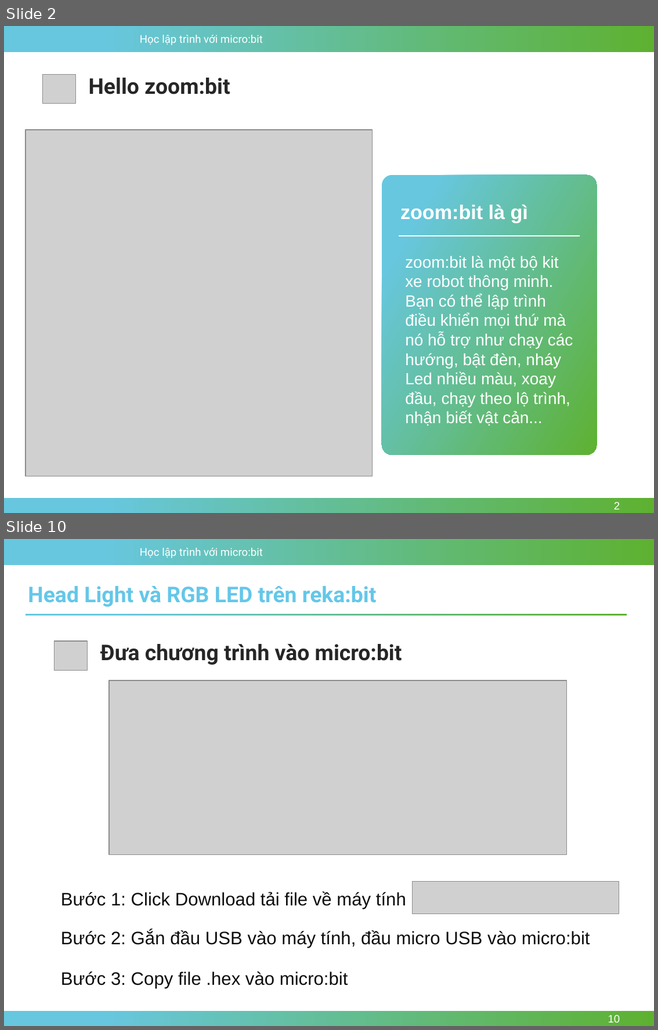
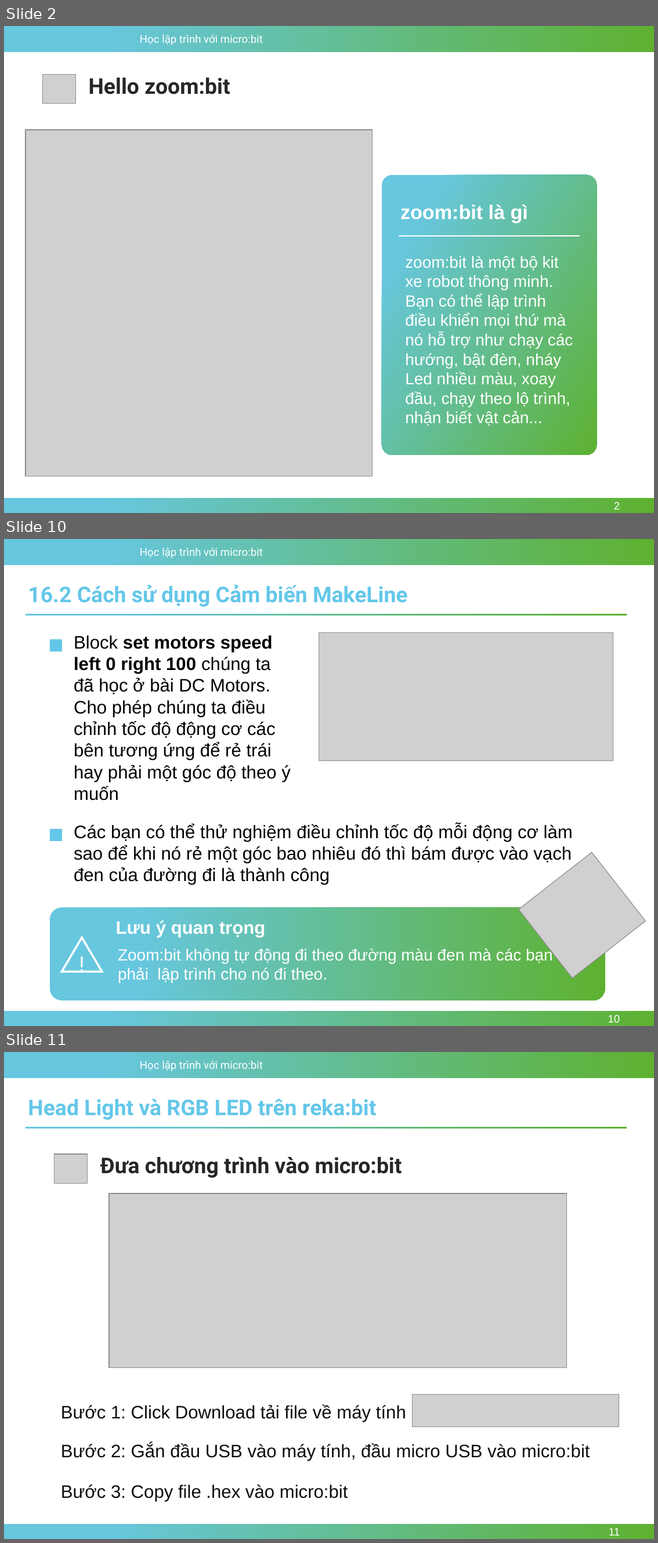
Before and after one commit to nhannn87dn/Learn-microbit, a slide deck: Lessions/Bai-16-Maker-Line-Sensor/Bai-16-Maker-Line-Sensor.pptx. Shown one above the other, each under a label of ours: slides 2 and 10 before the commit, slides 2, 10 and 11 after it; the slides between them are not shown. The pictures are 658x1030 and 658x1543 pixels, drawn with LibreOffice and Linux fonts; fonts in the diff are those of the drawing; grey boxes stand for pictures; background and template pictures are left out. Boxes give left, top, right and bottom in pixels: in the first picture for what was removed or moved away, otherwise in the second. Text is boxed around its words. In the diff, an @@ line names an element or a change of style, - is before the commit and + after.

```diff
--- a/Lessions/Bai-16-Maker-Line-Sensor/Bai-16-Maker-Line-Sensor.pptx
+++ b/Lessions/Bai-16-Maker-Line-Sensor/Bai-16-Maker-Line-Sensor.pptx
@@ slide 10 added at (4, 539, 654, 1026), background #FFFFFF; not listed: 3 template elements that a slide beside it also shows @@
@@ text added at (28, 584, 408, 607), 24 pt, text #64C7E9, bold @@
+16.2 Cách sử dụng Cảm biến MakeLine
@@ rectangle added at (25, 614, 626, 616), fill gradient #67C7DF to #5EB130 @@
@@ rectangle added at (49, 640, 62, 652), fill #64C7E9 @@
@@ text added at (74, 635, 291, 801), 20 pt, text #000000 @@
+Block set motors speed left 0 right 100 chúng ta đã học ở bài DC Motors. Cho phép chúng ta điều chỉnh tốc độ động cơ các bên tương ứng để rẻ trái hay phải một góc độ theo ý muốn
@@ picture added at (318, 632, 612, 761) @@
@@ rectangle added at (49, 829, 62, 841), fill #64C7E9 @@
@@ text added at (74, 824, 572, 885), 20 pt, text #000000 @@
+Các bạn có thể thử nghiệm điều chỉnh tốc độ mỗi động cơ làm sao để khi nó rẻ một góc bao nhiêu đó thì bám được vào vạch đen của đường đi là thành công
@@ picture added at (518, 852, 645, 978) @@
@@ rounded rectangle added at (49, 907, 604, 1000), fill gradient #67C7DF to #5EB130 @@
@@ text added at (116, 921, 265, 937), 20 pt, text #FFFFFF, bold @@
+Lưu ý quan trọng
@@ triangle added at (62, 938, 102, 972), outline #FFFFFF 2.25 pt, 24 pt, text #FFFFFF @@
+!
@@ text added at (118, 948, 553, 983), 18 pt, text #FFFFFF @@
+Zoom:bit không tự động đi theo đường màu đen mà các bạn phải lập trình cho nó đi theo.
@@ page number added at (608, 1015, 620, 1023), 12 pt, text #FFFFFF @@
+10
@@ what was slide 10 is now slide 11 @@
@@ page number at (608, 1528, 619, 1536): text changed @@
-10
+11
```
Also in this commit, not shown: 3 slides changed, 8 other slides added, 7 slides removed, 2 other files.
